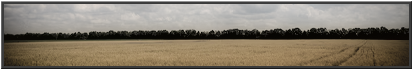
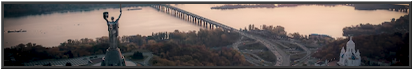
Layered file, before and after one edit (413x70). Changes by layer:
added layer "Шар 4" above "Шар 3" over [left=4, top=4, right=409, bottom=68]
